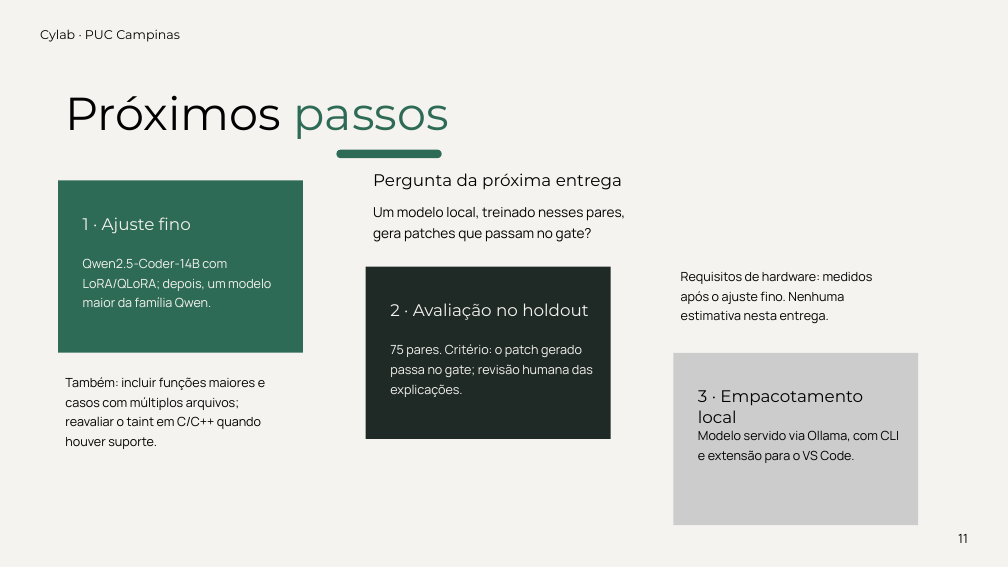
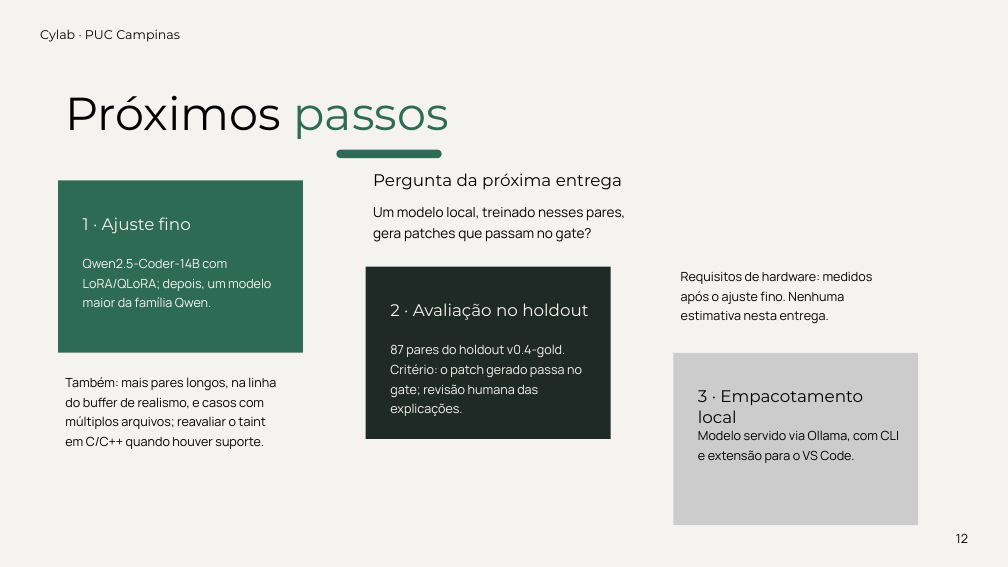
Before and after one commit to ArthurAlcausa/cylab-dataset, a slide deck: slide 12 of seminar/CYLAB_SEMINARIO_PUC.pptx (slide 11 before the commit). Drawn at 1008x567 pixels with LibreOffice and Linux fonts; fonts in the diff are those of the drawing. Boxes give left, top, right and bottom in pixels: in the first picture for what was removed or moved away, otherwise in the second. Text is boxed around its words. In the diff, an @@ line names an element or a change of style, - is before the commit and + after.

Commit message:
seminar: slides PUC v0.4-gold (576 pares, metodologia, diagrama)
Atualiza PPTX+PDF do seminário: v0.4-gold, slide de metodologia,
funil +100 realismo, arquitetura com logos sem banner FINAL.

```diff
--- a/seminar/CYLAB_SEMINARIO_PUC.pptx
+++ b/seminar/CYLAB_SEMINARIO_PUC.pptx
@@ text at bbox=[390, 344, 582, 416]: text changed @@
-75 pares. Critério: o patch gerado passa no gate; revisão humana das explicações.
+87 pares do holdout v0.4-gold. Critério: o patch gerado passa no gate; revisão humana das explicações.
@@ text at bbox=[65, 377, 276, 449]: text changed @@
-Também: incluir funções maiores e casos com múltiplos arquivos; reavaliar o taint em C/C++ quando houver suporte.
+Também: mais pares longos, na linha do buffer de realismo, e casos com múltiplos arquivos; reavaliar o taint em C/C++ quando houver suporte.
@@ text at bbox=[956, 533, 968, 543]: text changed @@
-11
+12
```
Also in this commit, not shown: 10 other slides changed, 1 slide added, 1 other file.
